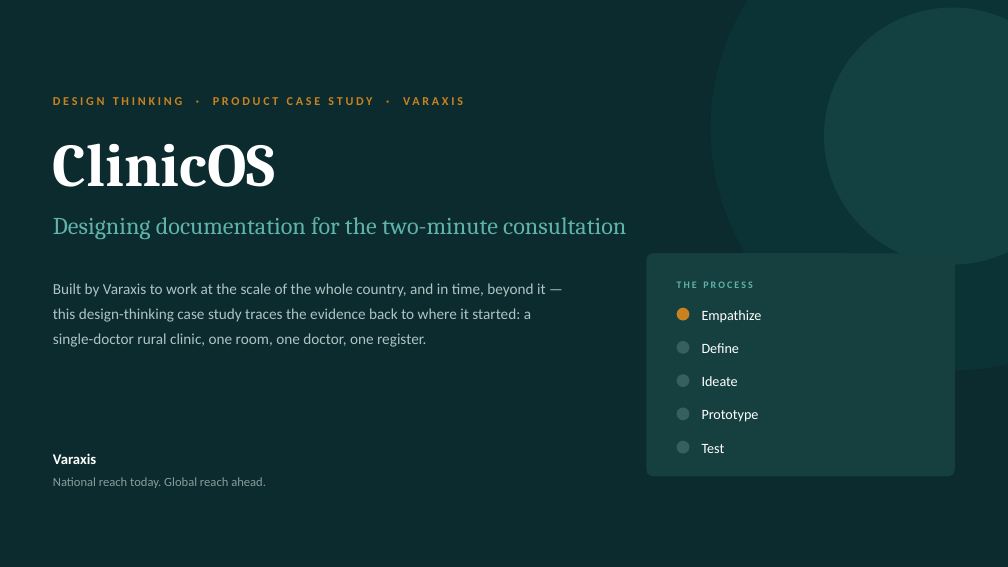
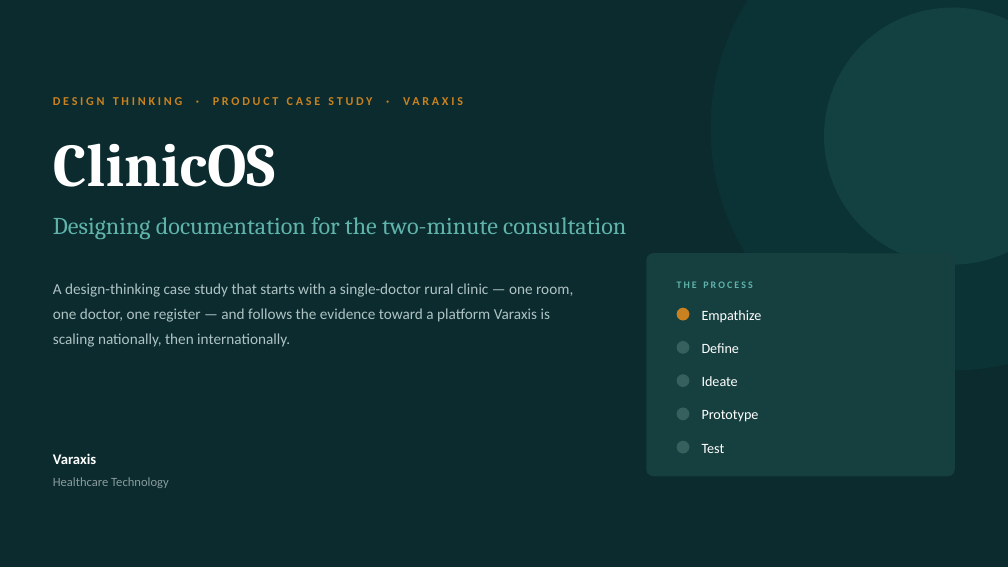
Before and after one commit to realishaanseal/clinicos, a slide deck: slide 1 of artifacts/ClinicOS_DesignThinking_Deck.pptx. Drawn at 1008x567 pixels with LibreOffice and Linux fonts; fonts in the diff are those of the drawing. Boxes give left, top, right and bottom in pixels: in the first picture for what was removed or moved away, otherwise in the second. Text is boxed around its words. In the diff, an @@ line names an element or a change of style, - is before the commit and + after.

```diff
--- a/artifacts/ClinicOS_DesignThinking_Deck.pptx
+++ b/artifacts/ClinicOS_DesignThinking_Deck.pptx
@@ text at (53,283,573,347): text changed @@
-Built by Varaxis to work at the scale of the whole country, and in time, beyond it — this design-thinking case study traces the evidence back to where it started: a single-doctor rural clinic, one room, one doctor, one register.
+A design-thinking case study that starts with a single-doctor rural clinic — one room, one doctor, one register — and follows the evidence toward a platform Varaxis is scaling nationally, then internationally.
@@ text at (53,477,169,488): text changed @@
-National reach today. Global reach ahead.
+Healthcare Technology
```
